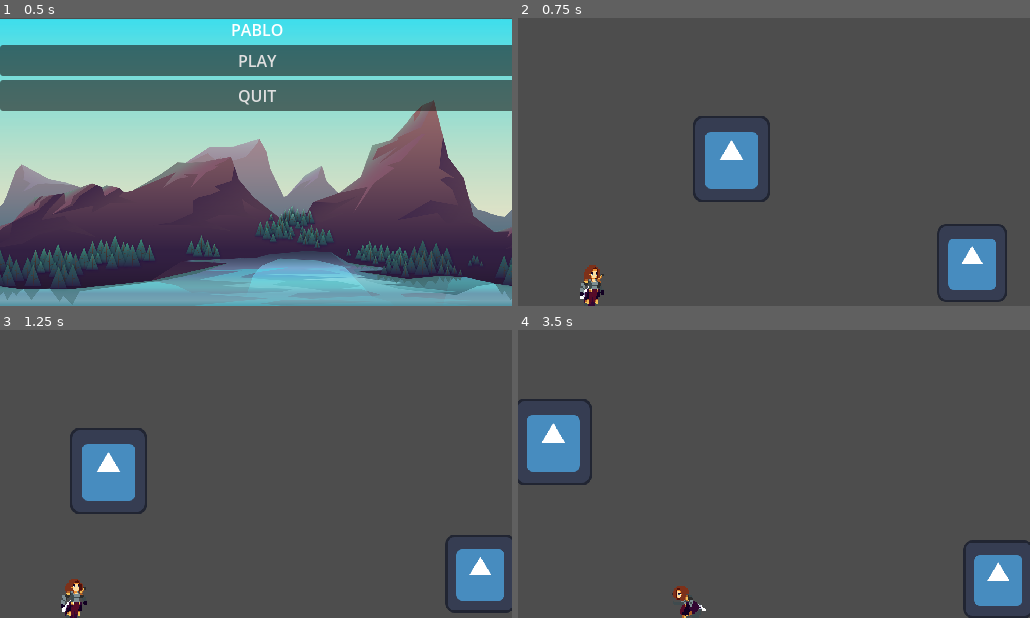
Above: before the commit, frames 1-4 (two rows, left to right).
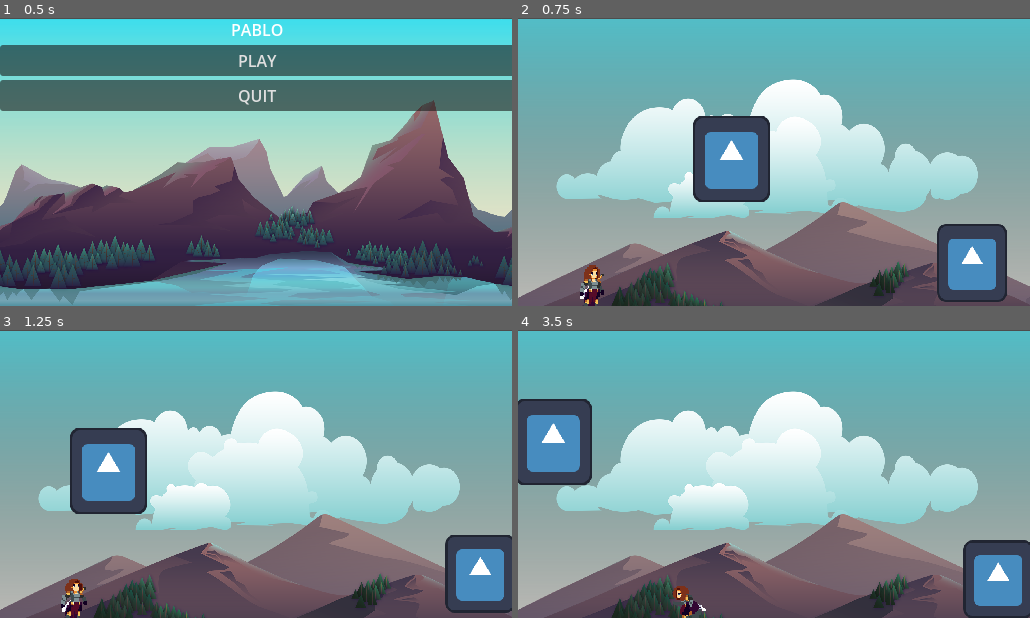
Above: after the commit, the same moments.

Repository: BaoQui/Pablo-s-Adventure
Game: Godot game, scene res://main_menu.tscn
Two runs of this game, one before a commit and one after it. Both use one fixed random seed, a clock stepped at 60 frames per second and the inputs below. The engine's default icon, where the game draws it, is replaced by a stand-in: a white triangle on a blue panel in a dark square.
Inputs:
- Up to frame 1 (0.5 s): no input
- Up to frame 2 (0.75 s): click "PLAY" at 0.5 s
- Up to frame 3 (1.25 s): no input
- Up to frame 4 (3.5 s): tap Enter (ui_accept) at 1.25, 1.52, 2.27 s; hold Right (ui_right) 1.28-2.78 s; hold Left (ui_left) from 2.78 s (still down)

Frame 1 is identical in both runs. In frame 2, 85% of the frame differs, in the area x 0-100%, y 0-100%; in frame 3, 85%; in frame 4, 85%.

Commit message:
Background of Scene1

Diff:
--- a/player.tscn
+++ b/player.tscn
@@ -40,7 +40,12 @@
 [ext_resource type="Texture2D" uid="uid://ckvxd27cfxuk3" path="res://Individual Sprite/Run/Warrior_Run_8.png" id="30_l3lcn"]
 [ext_resource type="Script" uid="uid://cr7w8yrnf0kaa" path="res://inventory.gd" id="33_hiqhm"]
 [ext_resource type="PackedScene" uid="uid://dmd5x0kojgurb" path="res://inventory.tscn" id="37_b88wv"]
-[ext_resource type="Script" path="res://character_body_2d.gd" id="41_ny14h"]
+[ext_resource type="Script" uid="uid://dulle6p7fkd7f" path="res://character_body_2d.gd" id="41_ny14h"]
+[ext_resource type="Script" uid="uid://cl3d70rt0yylt" path="res://parallax_background.gd" id="42_bfour"]
+[ext_resource type="Texture2D" uid="uid://bp0cad4vc5bn1" path="res://Assets/game_background_2/layers/rocks_1.png" id="42_qwsg1"]
+[ext_resource type="Texture2D" uid="uid://nuccvasjd2w6" path="res://Assets/game_background_2/layers/sky.png" id="43_1xqrm"]
+[ext_resource type="Texture2D" uid="uid://gxmq6j52td8a" path="res://Assets/game_background_2/layers/clouds_3.png" id="44_bfour"]
+[ext_resource type="Texture2D" uid="uid://csem2xvryjxo4" path="res://Assets/game_background_2/layers/rocks_2.png" id="46_8gr2b"]
 
 [sub_resource type="SpriteFrames" id="SpriteFrames_xry5e"]
 animations = [{
@@ -300,4 +305,43 @@
 limit_top = 0
 limit_bottom = 0
 
+[node name="ParallaxBackground" type="ParallaxBackground" parent="."]
+script = ExtResource("42_bfour")
+
+[node name="ParallaxLayer" type="ParallaxLayer" parent="ParallaxBackground"]
+motion_mirroring = Vector2(340, 0)
+
+[node name="Sprite2D" type="Sprite2D" parent="ParallaxBackground/ParallaxLayer"]
+z_index = 3
+position = Vector2(179, 103)
+scale = Vector2(0.186979, 0.188889)
+texture = ExtResource("42_qwsg1")
+
+[node name="ParallaxLayer2" type="ParallaxLayer" parent="ParallaxBackground"]
+motion_scale = Vector2(0.2, 1)
+motion_mirroring = Vector2(340, 0)
+
+[node name="Sprite2D" type="Sprite2D" parent="ParallaxBackground/ParallaxLayer2"]
+position = Vector2(179, 103)
+scale = Vector2(0.186979, 0.188889)
+texture = ExtResource("43_1xqrm")
+
+[node name="ParallaxLayer3" type="ParallaxLayer" parent="ParallaxBackground"]
+motion_scale = Vector2(0.5, 1)
+motion_mirroring = Vector2(340, 0)
+
+[node name="Sprite2D" type="Sprite2D" parent="ParallaxBackground/ParallaxLayer3"]
+position = Vector2(179, 103)
+scale = Vector2(0.186979, 0.188889)
+texture = ExtResource("44_bfour")
+
+[node name="ParallaxLayer4" type="ParallaxLayer" parent="ParallaxBackground"]
+motion_scale = Vector2(0.7, 0.7)
+motion_mirroring = Vector2(340, 0)
+
+[node name="Sprite2D" type="Sprite2D" parent="ParallaxBackground/ParallaxLayer4"]
+position = Vector2(179, 103)
+scale = Vector2(0.186979, 0.188889)
+texture = ExtResource("46_8gr2b")
+
 [connection signal="body_entered" from="Player/PunchHitbox" to="Player" method="_on_punch_hitbox_body_entered"]
Not shown: 1 places in main_menu.tscn that only renumber resources
Not shown: 1 places in player.tscn that only renumber resources
